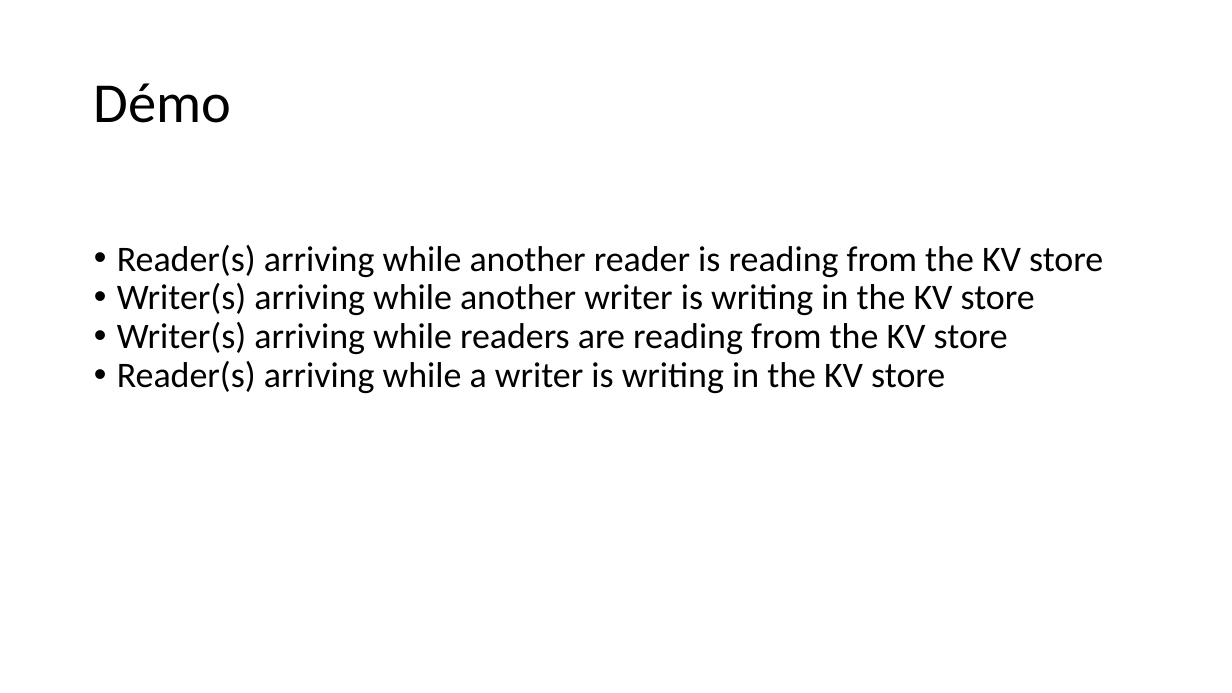
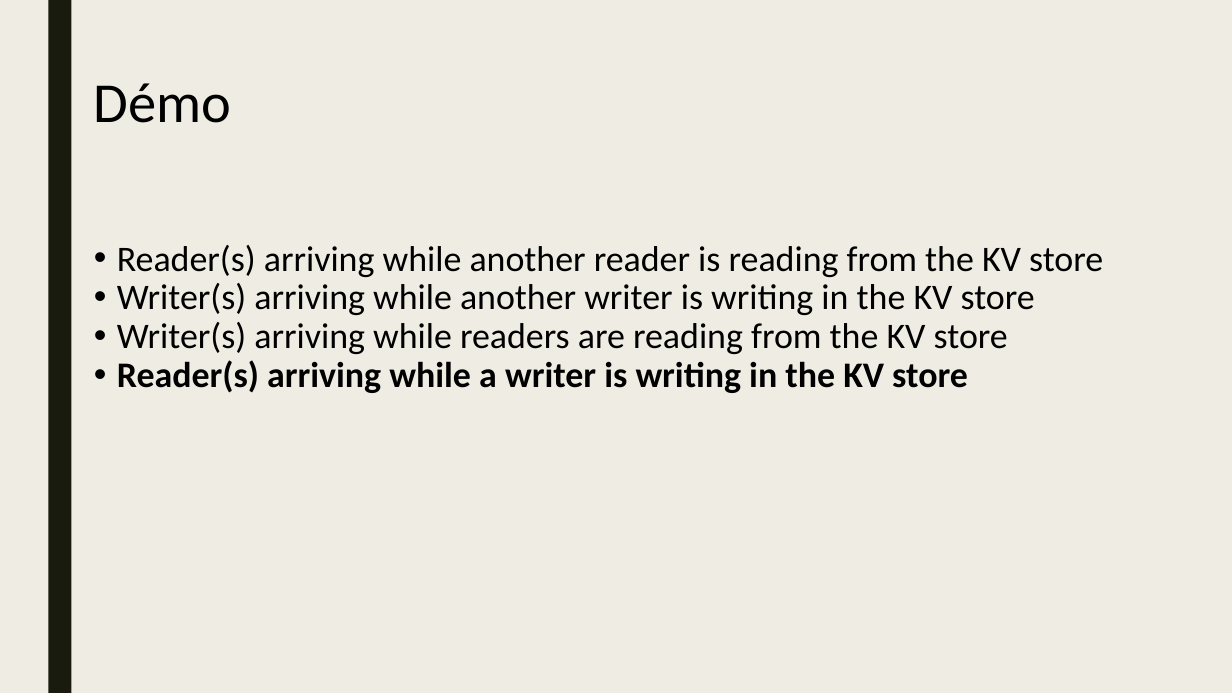
Before and after one commit to inefix/Key-Value-Store, a slide deck: slide 11 of presentation/KVS_presentation.pptx (slide 12 before the commit). Drawn at 1232x693 pixels with LibreOffice and Linux fonts; fonts in the diff are those of the drawing. Boxes give left, top, right and bottom in pixels: in the first picture for what was removed or moved away, otherwise in the second. Text is boxed around its words. In the diff, an @@ line names an element or a change of style, - is before the commit and + after.

```diff
--- a/presentation/KVS_presentation.pptx
+++ b/presentation/KVS_presentation.pptx
@@ background #FFFFFF to #EFEDE3 @@
@@ rectangle added at (48, 0, 71, 693), fill #191B0E @@
@@ text at (117, 360, 968, 393): bold on in "Reader(s) arriving while a writer is writing ..." @@
```
Also in this commit, not shown: 11 other slides changed, 2 slides added, 2 slides removed.
